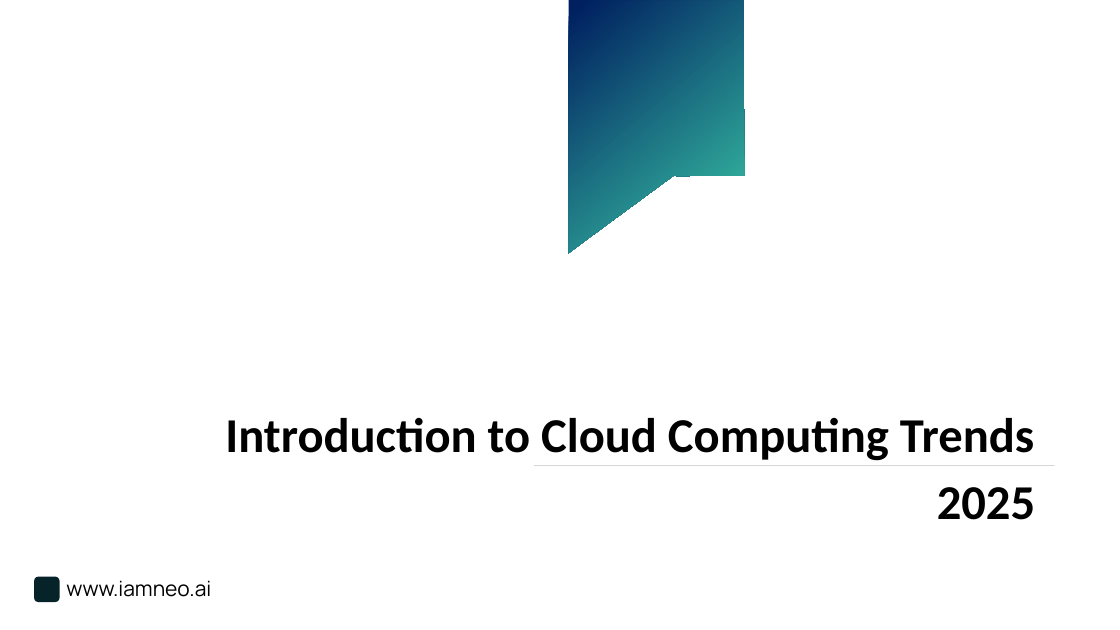
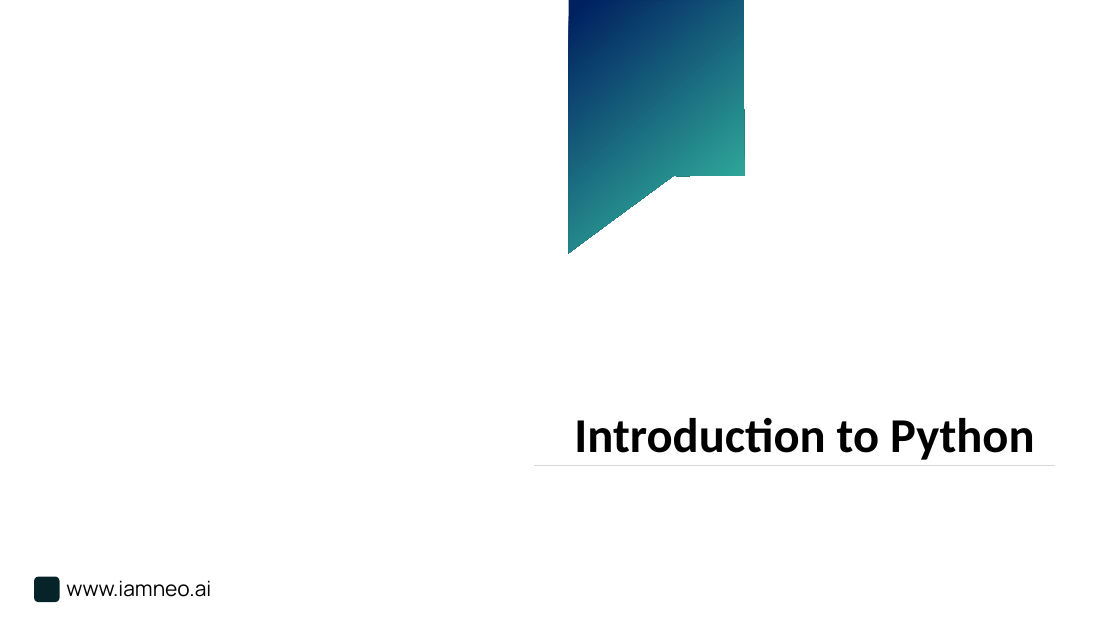
Before and after one commit to DivakarSathees/PptxGenerator-python, a slide deck: slide 1 of Cloud_Trends_2025.pptx. Drawn at 1120x630 pixels with LibreOffice and Linux fonts; fonts in the diff are those of the drawing; background and template pictures are left out. Boxes give left, top, right and bottom in pixels: in the first picture for what was removed or moved away, otherwise in the second. Text is boxed around its words. In the diff, an @@ line names an element or a change of style, - is before the commit and + after.

```diff
--- a/Cloud_Trends_2025.pptx
+++ b/Cloud_Trends_2025.pptx
@@ text at bbox=[574, 418, 1034, 460]: text changed @@
-Introduction to Cloud Computing Trends 2025
+Introduction to Python
```
Also in this commit, not shown: 11 other slides changed, 3 other files.
